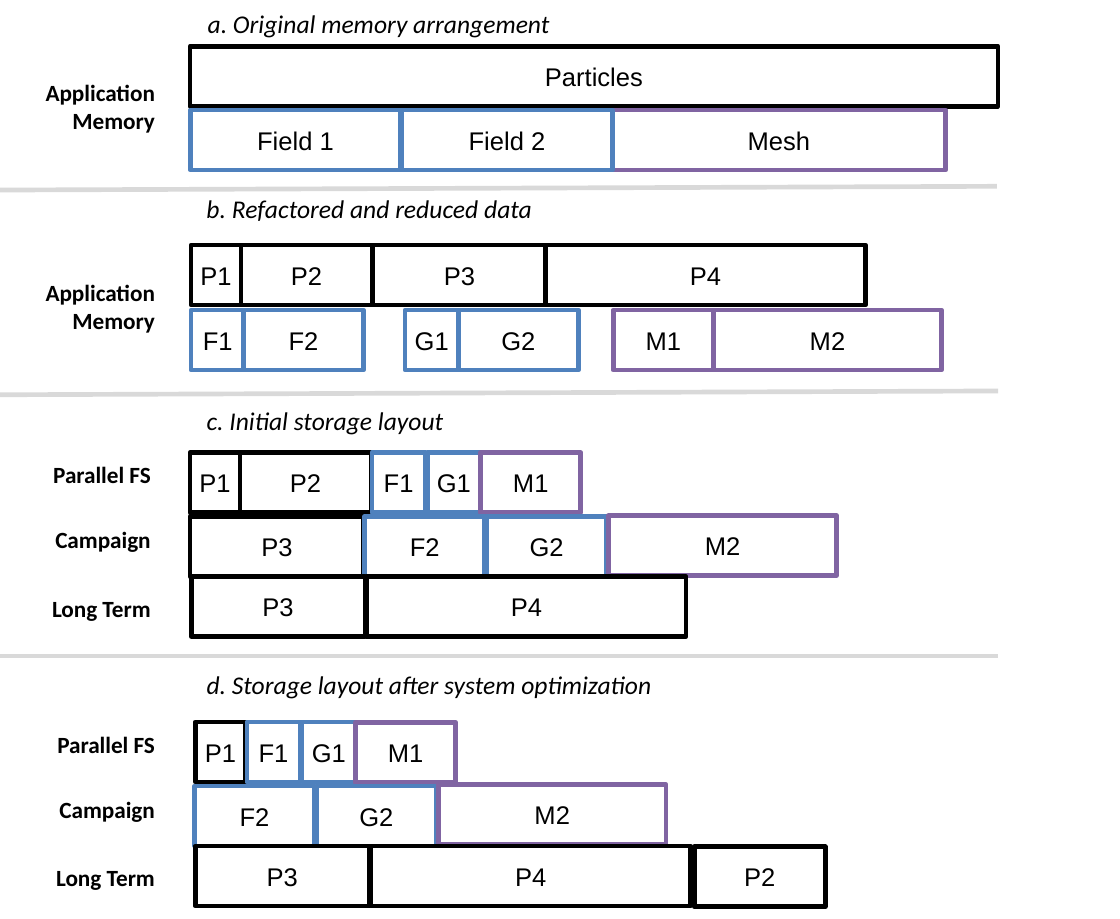
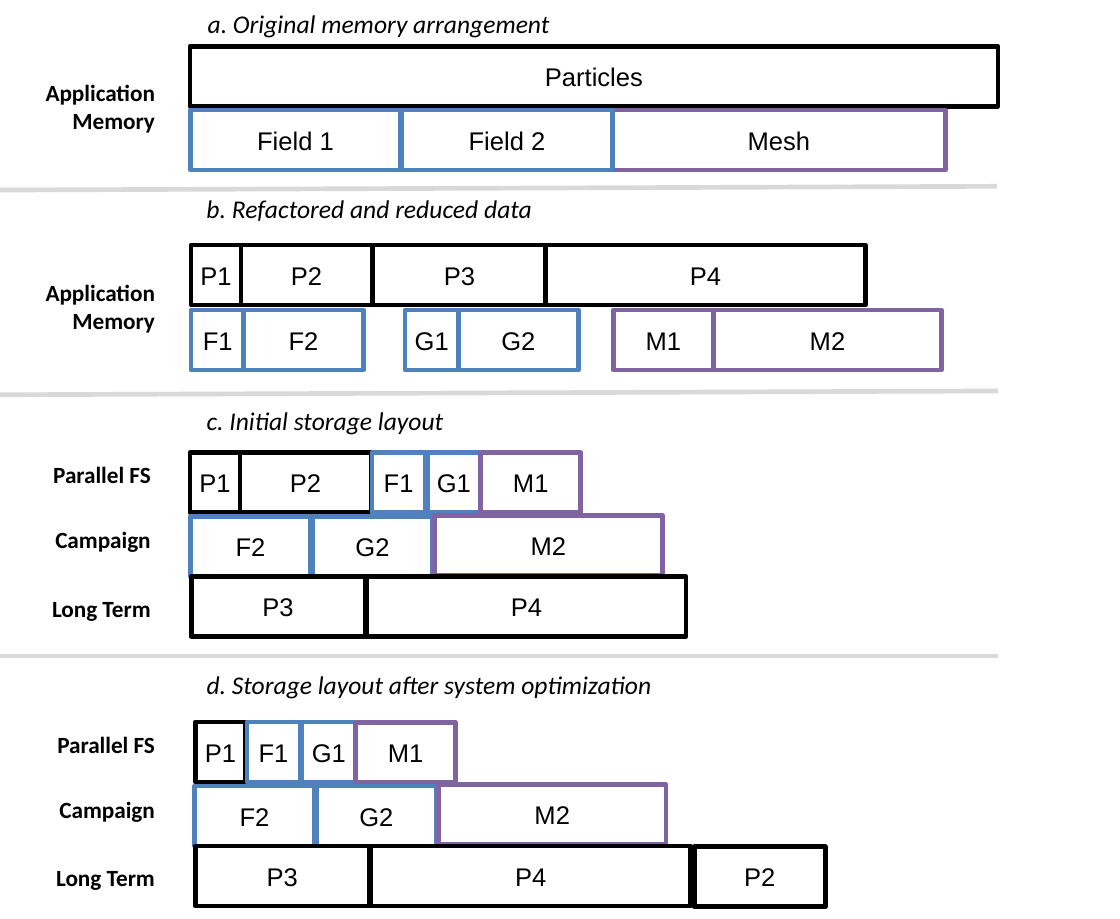
Before and after one commit to TPLink32/sirius, a slide deck: slide 1 of graphics/SSIO-bucket.pptx. Drawn at 1120x919 pixels with LibreOffice and Linux fonts; fonts in the diff are those of the drawing. Boxes give left, top, right and bottom in pixels: in the first picture for what was removed or moved away, otherwise in the second. Text is boxed around its words. In the diff, an @@ line names an element or a change of style, - is before the commit and + after.

```diff
--- a/graphics/SSIO-bucket.pptx
+++ b/graphics/SSIO-bucket.pptx
@@ rectangle removed at [191,517,364,577] @@
-P3
@@ 3 rectangles: place and size @@
-3 rectangles at [364,515,836,577]
+3 rectangles at [191,515,662,577]
```
Also in this commit, not shown: 1 slide added, 2 other files.
